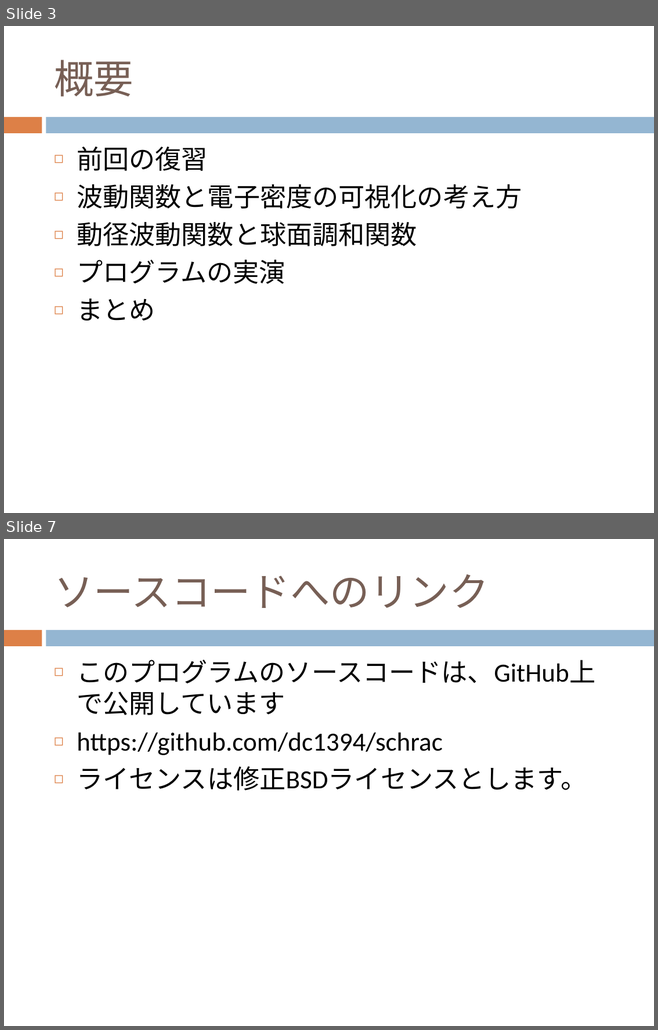
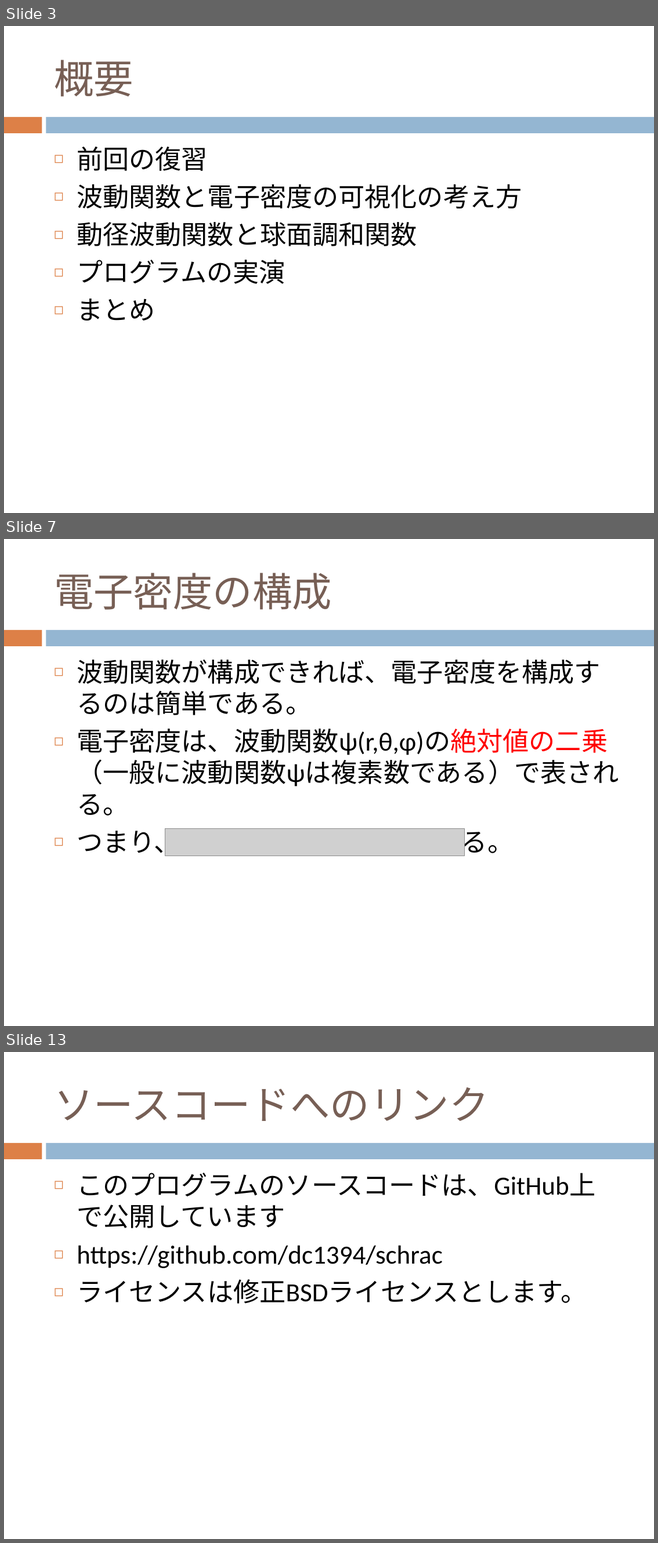
Before and after one commit to dc1394/fukui_sono3, a slide deck: 福井技術者の集い その3 発表資料スライド.pptx. Shown one above the other, each under a label of ours: slides 3 and 7 before the commit, slides 3, 7 and 13 after it; the slides between them are not shown. The pictures are 658x1030 and 658x1543 pixels, drawn with LibreOffice and Linux fonts; fonts in the diff are those of the drawing; grey boxes stand for pictures. Boxes give left, top, right and bottom in pixels: in the first picture for what was removed or moved away, otherwise in the second. Text is boxed around its words. In the diff, an @@ line names an element or a change of style, - is before the commit and + after.

```diff
--- a/福井技術者の集い その3 発表資料スライド.pptx
+++ b/福井技術者の集い その3 発表資料スライド.pptx
@@ slide 7 added at (x1=4, y1=539, x2=654, y2=1026), background #FFFFFF; not listed: 2 template elements that a slide beside it also shows @@
@@ title added at (x1=54, y1=573, x2=332, y2=610), 44 pt, text #775F55 @@
+電子密度の構成
@@ text added at (x1=76, y1=660, x2=618, y2=858), 29 pt, text #000000 @@
+◻ 波動関数が構成できれば、電子密度を構成するのは簡単である。
+◻ 電子密度は、波動関数ψ(r,θ,φ)の絶対値の二乗（一般に波動関数ψは複素数である）で表される。
+◻ つまり、 である。
@@ picture added at (x1=165, y1=829, x2=465, y2=856) @@
@@ what was slide 7 is now slide 13 @@
```
Also in this commit, not shown: 2 slides changed, 5 other slides added, 4 other files.
